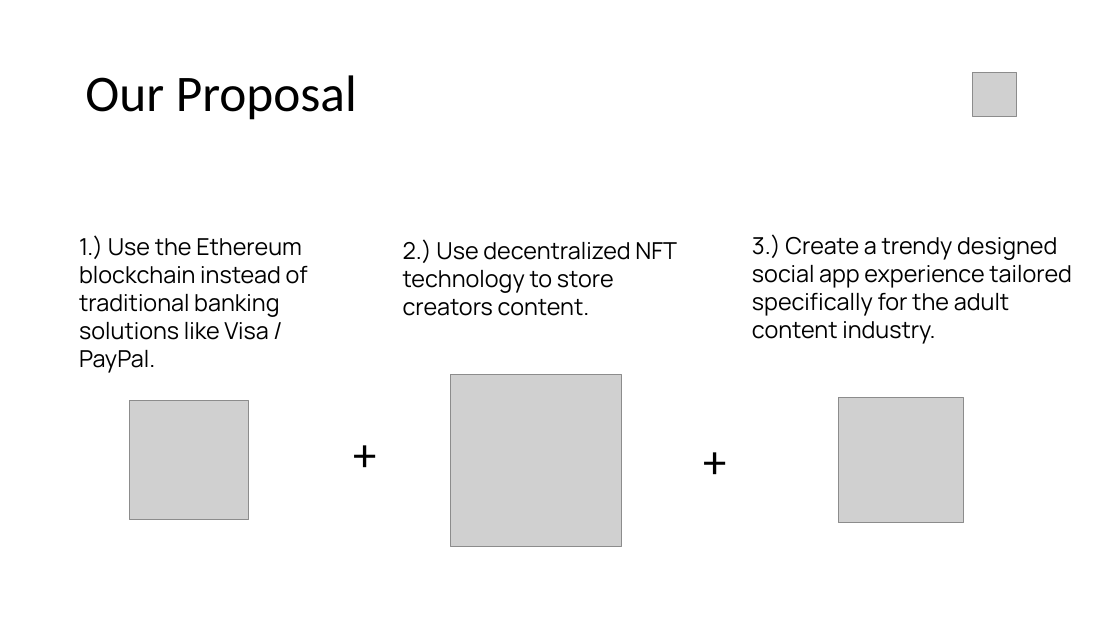
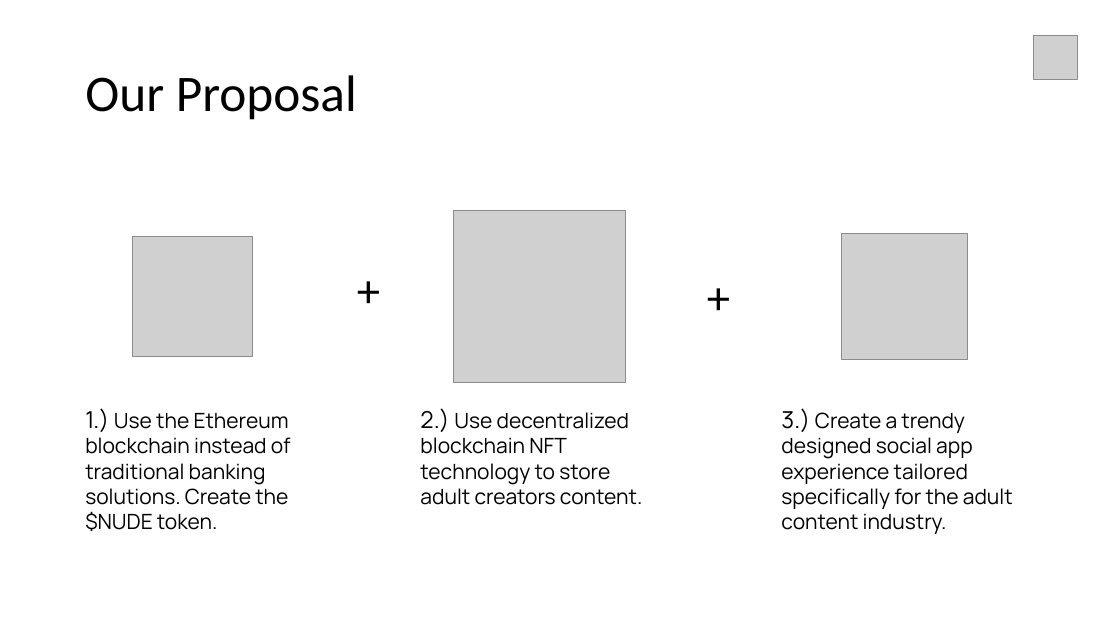
Before and after one commit to own-me/nude-pitch, a slide deck: slide 3 of own-me-pitch.pptx. Drawn at 1120x630 pixels with LibreOffice and Linux fonts; fonts in the diff are those of the drawing; grey boxes stand for pictures. Boxes give left, top, right and bottom in pixels: in the first picture for what was removed or moved away, otherwise in the second. Text is boxed around its words. In the diff, an @@ line names an element or a change of style, - is before the commit and + after.

```diff
--- a/own-me-pitch.pptx
+++ b/own-me-pitch.pptx
@@ picture: place and size @@
-picture at <box>973,72,1017,116</box>
+picture at <box>1033,35,1077,79</box>
@@ 3 pictures, 2 texts: place and size @@
-3 pictures, 2 texts at <box>129,375,964,546</box>
+3 pictures, 2 texts at <box>133,211,967,382</box>
@@ text at <box>85,408,291,531</box>: text changed; size 20 to 18 pt @@
-1.) Use the Ethereum blockchain instead of traditional banking solutions like Visa / PayPal.
+1.) Use the Ethereum blockchain instead of traditional banking solutions. Create the $NUDE token.
@@ text at <box>420,408,642,505</box>: text changed; size 20 to 18 pt @@
-2.) Use decentralized NFT technology to store creators content.
+2.) Use decentralized blockchain NFT technology to store adult creators content.
@@ text "3.) Create a trendy designed ...": place and size @@
-text "3.) Create a trendy designed ..." at <box>752,234,1072,344</box>
+text "3.) Create a trendy designed ..." at <box>781,408,1013,534</box>
@@ text "3.) Create a trendy designed ..." at <box>781,408,1013,534</box>: size 20 to 18 pt @@
```
Also in this commit, not shown: 7 other slides changed.
